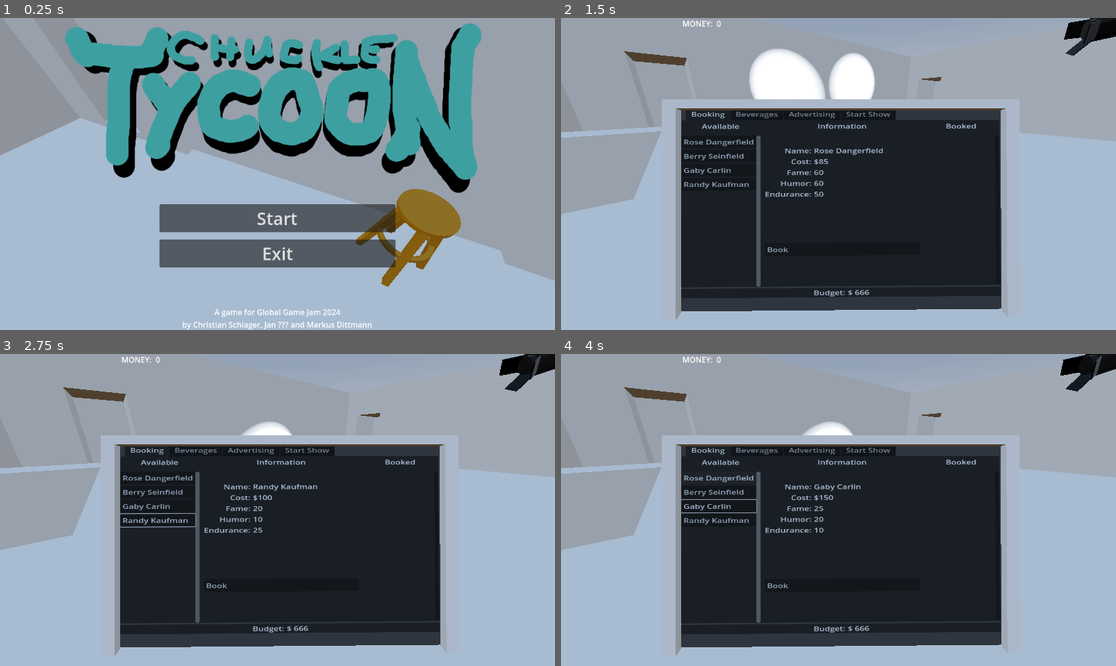
Above: before the commit, frames 1-4 (two rows, left to right).
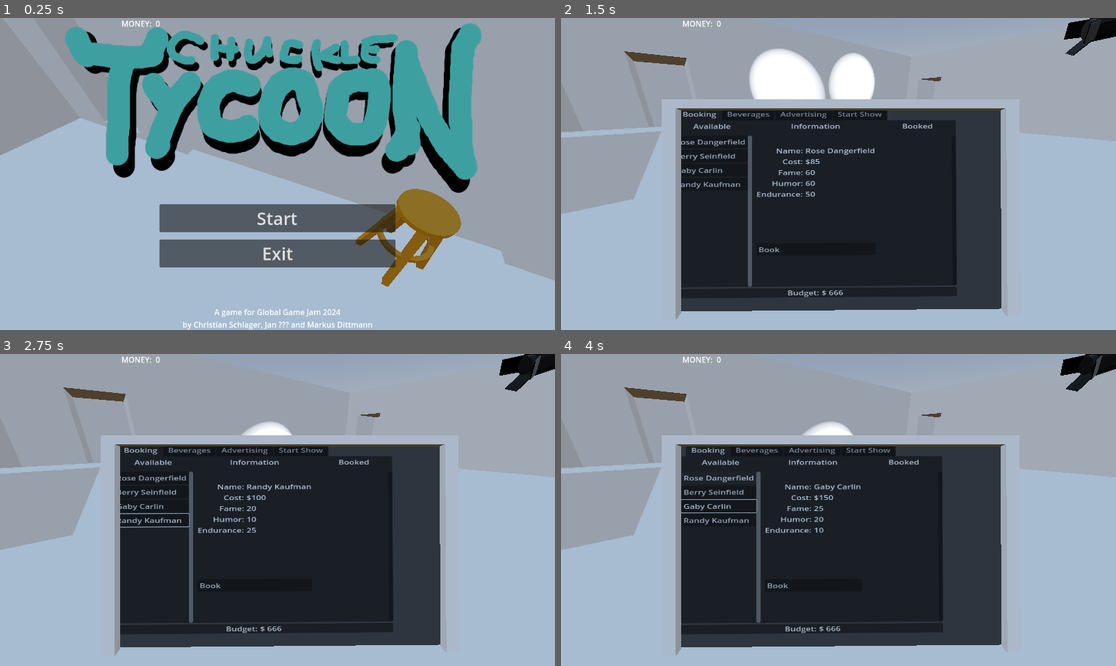
Above: after the commit, the same moments.

Repository: ChrisWhatever1980/ggj24-funny-business
Game: Godot game, scene res://scenes/building.tscn
Same seed, same stepped clock (60 frames per second), same inputs: the game is played once before the commit and once after it.
Inputs (mouse positions are in pixels of both pictures, inside the frame that each line leads up to):
- Up to frame 1 (0.25 s): no input
- Up to frame 2 (1.5 s): click "Start" at 0.5 s; move the mouse to (960, 158) at 1.27 s; hold Up (ui_up) from 1.28 s (still down); click (960, 158) at 1.35 s
- Up to frame 3 (2.75 s): release Up (ui_up) at 2 s; drag from (166, 525) to (249, 572) at 2.02 s
- Up to frame 4 (4 s): move the mouse to (894, 441) at 2.77 s; hold Up (ui_up) 2.78-3.5 s; click (894, 441) at 2.85 s; tap Enter at 3.5 s; drag from (810, 572) to (672, 463) at 3.52 s

The runs differ from the first frame. In frame 1, 0.3% of the frame differs, in the area x 21-68%, y 0-100%; in frame 2, 6.9%; in frame 3, 7.2%, in the area x 21-80%, y 29-90%; in frame 4, 6.0%.

Commit message:
ui bugs underworld after show

Diff:
--- a/dev/scenes/building.gd
+++ b/dev/scenes/building.gd
@@ -43,7 +43,7 @@
 
 func on_start_game():
 	$MainCamera.current = true
-	$TitleScreen.visible = false
+	$AspectRatioContainer/TitleScreen.visible = false
 	$AspectRatioContainer.visible = true
 	$MusicStreamPlayer.volume_db = -10.0
 	$SpotLight.light_color = Color.WHITE
@@ -162,6 +162,7 @@
 func go_to_underworld():
 	$AnimationPlayer.play("to_underworld")
 	$BartenderMinigame.visible = false
+	$AspectRatioContainer/EndShowButton.visible = false
 
 	# put up comedians for judgement
 	var death_idx = 0
@@ -174,12 +175,10 @@
 func set_location(_upstairs):
 	in_the_club = _upstairs
 	print("In the club: " + str(in_the_club))
-	$Underworld/AspectRatioContainer/Button.visible = !in_the_club
 
 
 func go_to_club():
 	$AnimationPlayer.play_backwards("to_underworld")
-	$Underworld/AspectRatioContainer/Button.visible = false
 	$BartenderMinigame.visible = true
 
 
@@ -199,4 +198,5 @@
 
 
 func _on_end_show_button_pressed():
+	print("")
 	go_to_underworld()
--- a/dev/scenes/building.tscn
+++ b/dev/scenes/building.tscn
@@ -215,7 +215,6 @@
 CoinScene = ExtResource("3_e5f0h")
 
 [node name="AspectRatioContainer" type="AspectRatioContainer" parent="."]
-visible = false
 anchors_preset = 15
 anchor_right = 1.0
 anchor_bottom = 1.0
@@ -225,6 +224,7 @@
 [node name="HBoxContainer" type="HBoxContainer" parent="AspectRatioContainer"]
 layout_mode = 2
 size_flags_vertical = 0
+mouse_filter = 2
 
 [node name="MoneyLabel" type="Label" parent="AspectRatioContainer/HBoxContainer"]
 layout_mode = 2
@@ -240,7 +240,11 @@
 layout_mode = 2
 size_flags_horizontal = 8
 size_flags_vertical = 8
+mouse_filter = 1
 text = "END SHOW"
+
+[node name="TitleScreen" parent="AspectRatioContainer" instance=ExtResource("14_lgqev")]
+layout_mode = 2
 
 [node name="WorldEnvironment" type="WorldEnvironment" parent="."]
 environment = SubResource("Environment_nsomo")
@@ -284,17 +288,16 @@
 
 [node name="MainCamera" type="Camera3D" parent="."]
 transform = Transform3D(0.782825, 0.21492, -0.583947, 0, 0.938457, 0.345396, 0.622241, -0.270385, 0.734648, -14.4892, 3.7441, 2.8161)
-current = true
 fov = 77.3
 
 [node name="AudioListener3D" type="AudioListener3D" parent="MainCamera"]
 
 [node name="SpotLight" parent="." instance=ExtResource("8_3sd2r")]
-transform = Transform3D(0.968877, -0.244586, -0.0381449, 0.219846, 0.921022, -0.321538, 0.113776, 0.303144, 0.946128, 17, 10, 0)
+transform = Transform3D(0.968876, -0.244586, -0.0381449, 0.219846, 0.921022, -0.321538, 0.113776, 0.303144, 0.946128, 17, 10, 0)
 light_color = Color(0.705882, 0, 0.145098, 1)
 
 [node name="SpotLight2" parent="." instance=ExtResource("8_3sd2r")]
-transform = Transform3D(0.980499, 0.00739002, 0.196382, 0.0348713, 0.976892, -0.210867, -0.193403, 0.213603, 0.957585, -14.7558, 10, 0)
+transform = Transform3D(0.980499, 0.00739001, 0.196382, 0.0348713, 0.976892, -0.210867, -0.193402, 0.213603, 0.957585, -14.7558, 10, 0)
 light_color = Color(0.627451, 0.0313726, 0.172549, 1)
 
 [node name="FloorBody" type="StaticBody3D" parent="."]
@@ -341,8 +344,6 @@
 transform = Transform3D(1, 0, 0, 0, 1, 0, 0, 0, 1, 0, 1.01153, 0)
 shape = SubResource("BoxShape3D_bj2d1")
 
-[node name="TitleScreen" parent="." instance=ExtResource("14_lgqev")]
-
 [node name="TitleCamera" type="Camera3D" parent="."]
 transform = Transform3D(0.911109, -0.296062, 0.286754, 0, 0.695725, 0.718308, -0.412166, -0.654457, 0.633881, 1.06007, 8.89669, -13.0869)
 current = true
--- a/dev/scenes/laptop/laptop_ui.tscn
+++ b/dev/scenes/laptop/laptop_ui.tscn
@@ -21,7 +21,7 @@
 anchor_bottom = 1.0
 offset_left = 10.0
 offset_top = 10.0
-offset_right = 610.0
+offset_right = 510.0
 offset_bottom = 480.0
 grow_horizontal = 2
 grow_vertical = 2
@@ -31,7 +31,7 @@
 metadata/_edit_group_ = true
 
 [node name="VBoxContainer" type="VBoxContainer" parent="Container"]
-custom_minimum_size = Vector2(600, 400)
+custom_minimum_size = Vector2(300, 400)
 layout_mode = 2
 
 [node name="TabContainer" type="TabContainer" parent="Container/VBoxContainer"]
@@ -382,12 +382,12 @@
 [node name="Efficiency" type="Label" parent="Container/VBoxContainer/TabContainer/Advertising/Shop/Newspaper"]
 layout_mode = 2
 size_flags_horizontal = 3
-text = "10"
+text = "2"
 
 [node name="Price" type="Label" parent="Container/VBoxContainer/TabContainer/Advertising/Shop/Newspaper"]
 layout_mode = 2
 size_flags_horizontal = 3
-text = "$10"
+text = "$1"
 
 [node name="Buy" type="HBoxContainer" parent="Container/VBoxContainer/TabContainer/Advertising/Shop/Newspaper"]
 layout_mode = 2
@@ -405,135 +405,6 @@
 horizontal_alignment = 1
 
 [node name="SellButton" type="Button" parent="Container/VBoxContainer/TabContainer/Advertising/Shop/Newspaper/Buy"]
-custom_minimum_size = Vector2(30, 0)
-layout_mode = 2
-text = "-"
-
-[node name="TV" type="HBoxContainer" parent="Container/VBoxContainer/TabContainer/Advertising/Shop"]
-layout_mode = 2
-
-[node name="Medium" type="Label" parent="Container/VBoxContainer/TabContainer/Advertising/Shop/TV"]
-layout_mode = 2
-size_flags_horizontal = 3
-text = "TV"
-
-[node name="Reach" type="Label" parent="Container/VBoxContainer/TabContainer/Advertising/Shop/TV"]
-layout_mode = 2
-size_flags_horizontal = 3
-text = "20"
-
-[node name="Efficiency" type="Label" parent="Container/VBoxContainer/TabContainer/Advertising/Shop/TV"]
-layout_mode = 2
-size_flags_horizontal = 3
-text = "20"
-
-[node name="Price" type="Label" parent="Container/VBoxContainer/TabContainer/Advertising/Shop/TV"]
-layout_mode = 2
-size_flags_horizontal = 3
-text = "$100"
-
-[node name="Buy" type="HBoxContainer" parent="Container/VBoxContainer/TabContainer/Advertising/Shop/TV"]
-layout_mode = 2
-size_flags_horizontal = 3
-
-[node name="BuyButton" type="Button" parent="Container/VBoxContainer/TabContainer/Advertising/Shop/TV/Buy"]
-custom_minimum_size = Vector2(30, 0)
-layout_mode = 2
-text = "+"
-
-[node name="BuyAmount" type="Label" parent="Container/VBoxContainer/TabContainer/Advertising/Shop/TV/Buy"]
-layout_mode = 2
-size_flags_horizontal = 3
-text = "0"
-horizontal_alignment = 1
-
-[node name="SellButton" type="Button" parent="Container/VBoxContainer/TabContainer/Advertising/Shop/TV/Buy"]
-custom_minimum_size = Vector2(30, 0)
-layout_mode = 2
-text = "-"
-
-[node name="Radio" type="HBoxContainer" parent="Container/VBoxContainer/TabContainer/Advertising/Shop"]
-layout_mode = 2
-
-[node name="Medium" type="Label" parent="Container/VBoxContainer/TabContainer/Advertising/Shop/Radio"]
-layout_mode = 2
-size_flags_horizontal = 3
-text = "Radio"
-
-[node name="Reach" type="Label" parent="Container/VBoxContainer/TabContainer/Advertising/Shop/Radio"]
-layout_mode = 2
-size_flags_horizontal = 3
-text = "15"
-
-[node name="Efficiency" type="Label" parent="Container/VBoxContainer/TabContainer/Advertising/Shop/Radio"]
-layout_mode = 2
-size_flags_horizontal = 3
-text = "5"
-
-[node name="Price" type="Label" parent="Container/VBoxContainer/TabContainer/Advertising/Shop/Radio"]
-layout_mode = 2
-size_flags_horizontal = 3
-text = "$8"
-
-[node name="Buy" type="HBoxContainer" parent="Container/VBoxContainer/TabContainer/Advertising/Shop/Radio"]
-layout_mode = 2
-size_flags_horizontal = 3
-
-[node name="BuyButton" type="Button" parent="Container/VBoxContainer/TabContainer/Advertising/Shop/Radio/Buy"]
-custom_minimum_size = Vector2(30, 0)
-layout_mode = 2
-text = "+"
-
-[node name="BuyAmount" type="Label" parent="Container/VBoxContainer/TabContainer/Advertising/Shop/Radio/Buy"]
-layout_mode = 2
-size_flags_horizontal = 3
-text = "0"
-horizontal_alignment = 1
-
-[node name="SellButton" type="Button" parent="Container/VBoxContainer/TabContainer/Advertising/Shop/Radio/Buy"]
-custom_minimum_size = Vector2(30, 0)
-layout_mode = 2
-text = "-"
-
-[node name="Zeppelin" type="HBoxContainer" parent="Container/VBoxContainer/TabContainer/Advertising/Shop"]
-layout_mode = 2
-
-[node name="Medium" type="Label" parent="Container/VBoxContainer/TabContainer/Advertising/Shop/Zeppelin"]
-layout_mode = 2
-size_flags_horizontal = 3
-text = "Zeppelin"
-
-[node name="Reach" type="Label" parent="Container/VBoxContainer/TabContainer/Advertising/Shop/Zeppelin"]
-layout_mode = 2
-size_flags_horizontal = 3
-text = "10"
-
-[node name="Efficiency" type="Label" parent="Container/VBoxContainer/TabContainer/Advertising/Shop/Zeppelin"]
-layout_mode = 2
-size_flags_horizontal = 3
-text = "15"
-
-[node name="Price" type="Label" parent="Container/VBoxContainer/TabContainer/Advertising/Shop/Zeppelin"]
-layout_mode = 2
-size_flags_horizontal = 3
-text = "$15"
-
-[node name="Buy" type="HBoxContainer" parent="Container/VBoxContainer/TabContainer/Advertising/Shop/Zeppelin"]
-layout_mode = 2
-size_flags_horizontal = 3
-
-[node name="BuyButton" type="Button" parent="Container/VBoxContainer/TabContainer/Advertising/Shop/Zeppelin/Buy"]
-custom_minimum_size = Vector2(30, 0)
-layout_mode = 2
-text = "+"
-
-[node name="BuyAmount" type="Label" parent="Container/VBoxContainer/TabContainer/Advertising/Shop/Zeppelin/Buy"]
-layout_mode = 2
-size_flags_horizontal = 3
-text = "0"
-horizontal_alignment = 1
-
-[node name="SellButton" type="Button" parent="Container/VBoxContainer/TabContainer/Advertising/Shop/Zeppelin/Buy"]
 custom_minimum_size = Vector2(30, 0)
 layout_mode = 2
 text = "-"
--- a/dev/scenes/title.tscn
+++ b/dev/scenes/title.tscn
@@ -47,11 +47,14 @@
 
 [node name="Credits" type="Label" parent="."]
 layout_mode = 1
-anchors_preset = 12
+anchors_preset = 7
+anchor_left = 0.5
 anchor_top = 1.0
-anchor_right = 1.0
+anchor_right = 0.5
 anchor_bottom = 1.0
-offset_top = -23.0
+offset_left = -197.5
+offset_top = -49.0
+offset_right = 197.5
 grow_horizontal = 2
 grow_vertical = 0
 text = "A game for Global Game Jam 2024
@@ -68,6 +71,7 @@
 offset_right = 461.0
 offset_bottom = 357.0
 grow_horizontal = 2
+mouse_filter = 2
 texture = ExtResource("3_a2jyk")
 
 [node name="TitleShadow" type="TextureRect" parent="Title"]
@@ -82,6 +86,7 @@
 offset_right = 443.5
 offset_bottom = 385.0
 grow_horizontal = 2
+mouse_filter = 2
 texture = ExtResource("3_a2jyk")
 
 [connection signal="pressed" from="Menu/StartButton" to="Menu/StartButton" method="_on_pressed"]
--- a/dev/scenes/underworld.tscn
+++ b/dev/scenes/underworld.tscn
@@ -81,19 +81,6 @@
 spot_range = 14.8043
 spot_angle = 56.9232
 
-[node name="AspectRatioContainer" type="AspectRatioContainer" parent="."]
-anchors_preset = 15
-anchor_right = 1.0
-anchor_bottom = 1.0
-grow_horizontal = 2
-grow_vertical = 2
-
-[node name="Button" type="Button" parent="AspectRatioContainer"]
-visible = false
-layout_mode = 2
-size_flags_vertical = 8
-text = "SACRIFICE"
-
 [node name="FogVolume" type="FogVolume" parent="."]
 transform = Transform3D(1, 0, 0, 0, 1, 0, 0, 0, 1, 5.09158, -11.1979, 12.5973)
 size = Vector3(12.6928, 1, 14)
@@ -105,7 +92,5 @@
 [node name="Plank" parent="comedian_plank" index="0"]
 surface_material_override/0 = SubResource("StandardMaterial3D_3f17c")
 
-[connection signal="pressed" from="AspectRatioContainer/Button" to="." method="_on_button_pressed"]
-
 [editable path="underworld"]
 [editable path="comedian_plank"]
